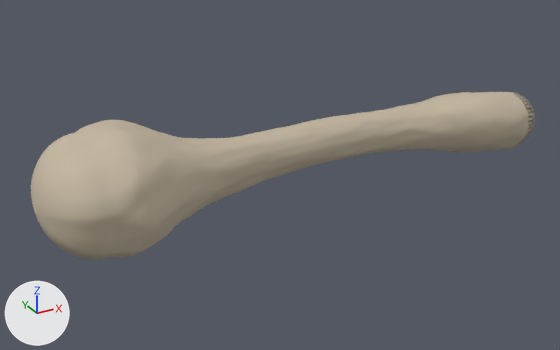
One commit to the FBX model Assets/Models/Bones/Bone_Tibia.fbx: the scene before it, then after it.
Both versions are drawn from a camera (50 mm lens) standing at (-0.2398, -0.3814, 0.1856) and looking at (-0.0255, 0.0083, -0.0092). Lighting does not change. The marker at lower left points along +X, +Y and +Z. The picture after the commit comes second. Where no turn or scale is listed for an object, it has been applied to the vertices. Vertices at exactly the same position are counted once.

The older version as bpy lines, for what is in view:
```python
me_bone_tibia = bpy.data.meshes.new('Bone_Tibia')
me_bone_tibia.from_pydata(...)  # 12885 vertices, 25728 faces; spans x -0.176..0.164, y -0.038..0.051, z -0.029..0.042
me_bone_tibia.materials.append(mat_bonepreviewmat)  # beige #c4b6a0
ob_bone_tibia = bpy.data.objects.new('Bone_Tibia', me_bone_tibia)
ob_bone_tibia.location = (0.0, 0.0, 0.0)
```
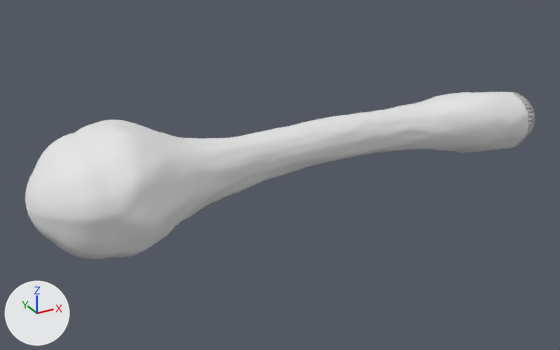
The change in detail:
Picture 'T_Tibia_Roughness.png' (img_t_tibia_roughness_png) is new.
Picture 'T_Tibia_Normal.png' (img_t_tibia_normal_png) is new.
Material 'Bone_Tibia' (mat_bone_tibia) is new.
Uses the picture img_t_tibia_normal_png.
Uses the picture img_t_tibia_roughness_png.
me_bone_tibia is used by ob_bone_tibia; location (0.0, 0.0, 0.0).
me_bone_tibia had 12885 vertices, 25728 faces and spanned x -0.176..0.164, y -0.038..0.051, z -0.029..0.042.
me_bone_tibia no longer uses material mat_bonepreviewmat (beige #c4b6a0).
me_bone_tibia now has 12885 vertices, 25728 faces and spans x -0.179..0.164, y -0.038..0.051, z -0.029..0.042.
me_bone_tibia part 1: all 321 vertices in x -0.176..-0.172, y -0.015..0.025, z -0.01..0.021 are scaled about their middle by (1.65, 1, 1), then moved by (-0.003, 0.0, 0.0).
me_bone_tibia gains material mat_bone_tibia.

Where the change shows, as pixel boxes (x1, y1, x2, y2) in the pictures (560 x 350 px; the box of a moved part takes in the faces that stretch with it):
'Bone_Tibia', recoloured, reshaped (beige to white): before (31, 92, 535, 259); after (25, 92, 535, 259)
part 1 of me_bone_tibia, moved or reshaped: before (31, 170, 56, 241); after (25, 170, 55, 241)
